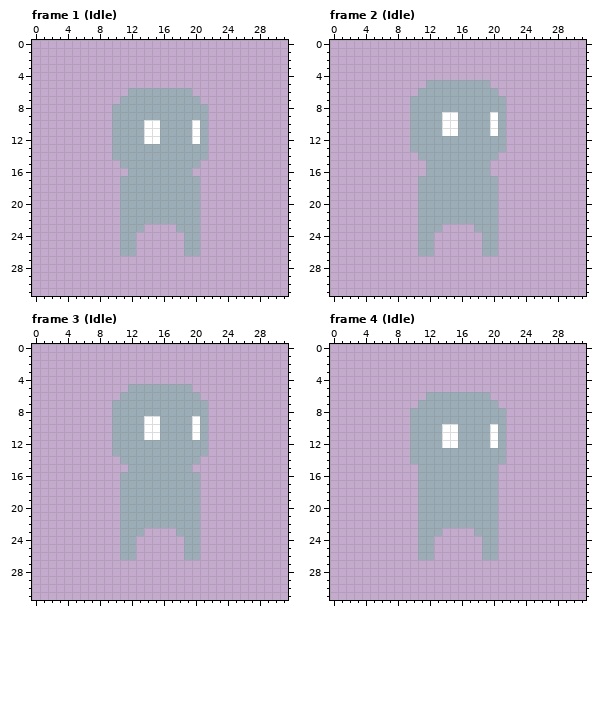
Edited in one commit: pixel-art file (Dungeon/Content/Textures/Adventurer.aseprite). Above: the version before the commit.
32x32 pixels, 24 frames. Shown: frame 1 (Idle), frame 2 (Idle), frame 3 (Idle), frame 4 (Idle). The commit also changed other frames, which this record leaves out.
And afterwards:
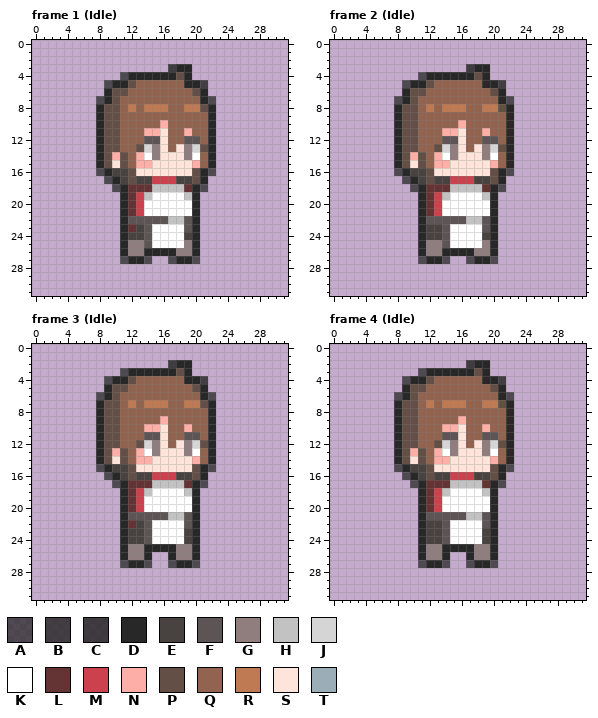
Palette (. is transparent): A #282828bf  B #282828d4  C #282828da  D #282828  E #484240  F #5d5555  G #907e7e  H #c2c2c2  J #d5d5d5  K #ffffff  L #643434  M #cb424e  N #fcaea7  P #644f46  Q #92634f  R #bf7953  S #ffe4db  T #9badb7
Changes in this commit:
layer "Body" now hidden
layer "Layer 1" added
Changed rows in their new state; - is an unchanged pixel.
Frame 1 (Idle), layer "Layer 1":
first column x 8:
 3 ---------CDD---
 4 ---ADDDDDDPD---
 5 -ADDPQQQQQQDDB-
 6 -DPPQQQQQQQQPD-
 7 ADPQQQQQQQQQQDA
 8 DPPQRQRRRQQRRPD
 9 DPPQQQQQQQQQQQD
10 DPPQQQQQNQQQQQD
11 DPPQQQNNSQQNQQD
12 DPPQQQFFSQQFFQD
13 DPPQQPJGSQSGJPD
14 DPNPQNKGSSSGKQD
15 DPSPQNNSSSSSNQD
16 ADEEPSSSSSSSPDA
17 -ADEPEEMMMEEPD-
18 --ADLLLHHHHLDA-
19 ---DLMHKKKKHD--
20 ---DLMKKKKKKD--
21 ---DLMKKKKKKD--
22 ---DFFFFFHHFD--
23 ---DLEFKKKKFD--
24 ---DEEFKKKKED--
25 ---DGGFKKKKGD--
26 ---DGGDDDDGGD--
27 ---ADDA--ADDA--
Frame 2 (Idle), layer "Layer 1":
first column x 8:
 3 ---------CDD---
 4 ---ADDDDDDPD---
 5 -ADDPQQQQQQDDB-
 6 -DPPQQQQQQQQPD-
 7 ADPQQQQQQQQQQDA
 8 DPPQRQRRRQQRRPD
 9 DPPQQQQQQQQQQQD
10 DPPQQQQQNQQQQQD
11 DPPQQQNNSQQNQQD
12 DPPQQQFFSQQFFQD
13 DPPQQPJGSQSGJPD
14 DPNPQNKGSSSGKQD
15 DPSPQNNSSSSSNQD
16 ADEEPSSSSSSSPDA
17 -ADEPEEMMMEEPD-
18 --ADLLLHHHHLDA-
19 ---DLMHKKKKHD--
20 ---DLMKKKKKKD--
21 ---DLMKKKKKKD--
22 ---DFFFFFHHFD--
23 ---DEEFKKKKFD--
24 ---DEEFKKKKED--
25 ---DGGFKKKKGD--
26 ---DGGDDDDGGD--
27 ---ADDA--ADDA--
Frame 3 (Idle), layer "Layer 1":
first column x 8:
 2 ---------CDD---
 3 ---ADDDDDDPD---
 4 -ADDPQQQQQQDDB-
 5 -DPPQQQQQQQQPD-
 6 ADPQQQQQQQQQQDA
 7 DPPQRQRRRQQRRPD
 8 DPPQQQQQQQQQQQD
 9 DPPQQQQQNQQQQQD
10 DPPQQQNNSQQNQQD
11 DPPQQQFFSQQFFQD
12 DPPQQPJGSQSGJPD
13 DPNPQNKGSSSGKQD
14 DPSPQNNSSSSSNQD
15 ADEEPSSSSSSSPDA
16 -ADEPEEMMMEEPD-
17 --ADLLLHHHHLDA-
18 ---DLMHKKKKHD--
19 ---DLMKKKKKKD--
20 ---DLMKKKKKKD--
21 ---DFFFFFHHFD--
22 ---DLEFKKKKFD--
23 ---DEEFKKKKED--
24 ---DEEFKKKKED--
25 ---DGGDDDDGGD--
26 ---DGGD--DGGD--
27 ---ADDA--ADDA--
Frame 4 (Idle), layer "Layer 1":
first column x 8:
 2 ---------CDD---
 3 ---ADDDDDDPD---
 4 -ADDPQQQQQQDDB-
 5 -DPPQQQQQQQQPD-
 6 ADPQQQQQQQQQQDA
 7 DPPQRQRRRQQRRPD
 8 DPPQQQQQQQQQQQD
 9 DPPQQQQQNQQQQQD
10 DPPQQQNNSQQNQQD
11 DPPQQQFFSQQFFQD
12 DPPQQPJGSQSGJPD
13 DPNPQNKGSSSGKQD
14 DPSPQNNSSSSSNQD
15 ADEEPSSSSSSSPDA
16 -ADEPEEMMMEEPD-
17 --ADLLLHHHHLDA-
18 ---DLMHKKKKHD--
19 ---DLMKKKKKKD--
20 ---DLMKKKKKKD--
21 ---DFFFFFHHFD--
22 ---DEEFKKKKFD--
23 ---DEEFKKKKED--
24 ---DEEFKKKKED--
25 ---DGGDDDDGGD--
26 ---DGGD--DGGD--
27 ---ADDA--ADDA--
